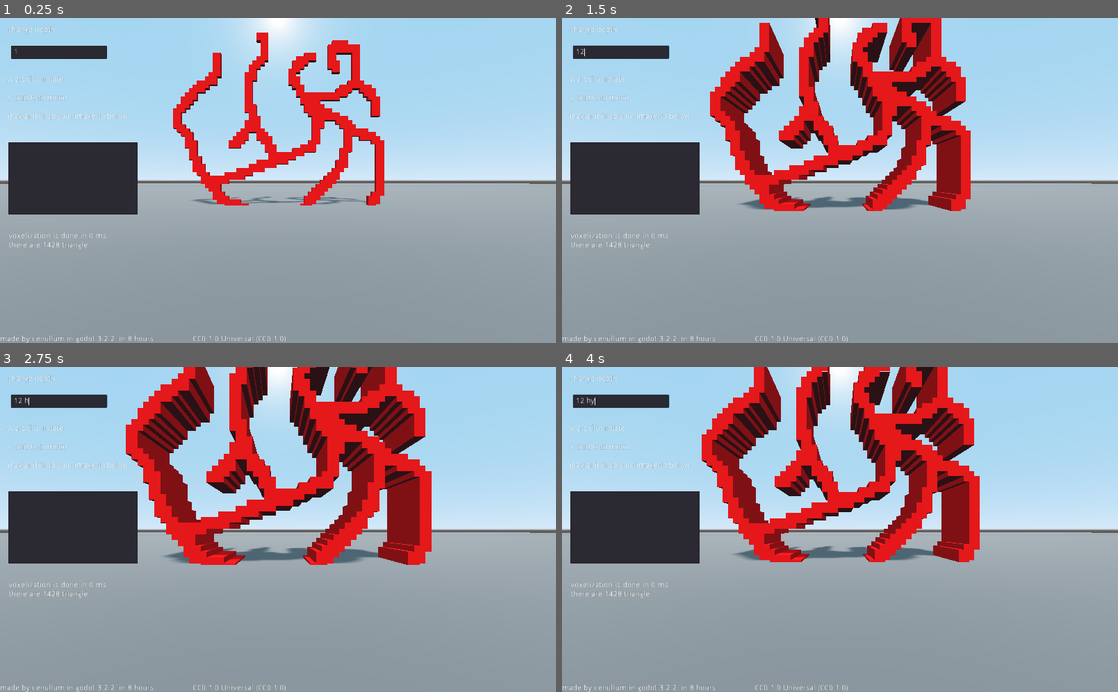
Above: before the commit, frames 1-4 (two rows, left to right).
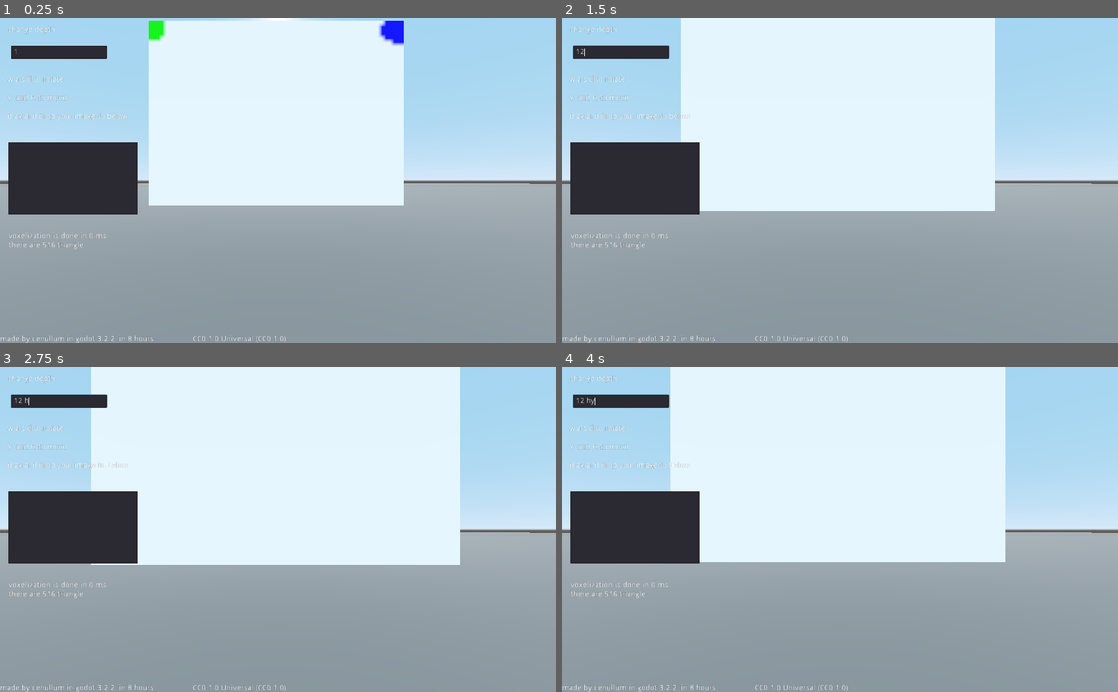
Above: after the commit, the same moments.

Repository: cenullum/Voxelizer-For-Godot-Engine
Game: Godot game, scene res://voxelizer.tscn
The game is run twice, just before and just after one commit, with the same random seed, the same clock (stepped at 60 frames per second) and the same inputs.
Inputs (mouse positions are in pixels of both pictures, inside the frame that each line leads up to):
- Up to frame 1 (0.25 s): no input
- Up to frame 2 (1.5 s): click (623, 50) at 0.52 s; type "12" at 0.6 s; tap Enter at 1.25 s; move the mouse to (962, 164) at 1.27 s; hold Right (ui_right) from 1.28 s (still down); click (962, 164) at 1.35 s
- Up to frame 3 (2.75 s): tap Space at 2 s; move the mouse to (166, 545) at 2.02 s; release Right (ui_right) at 2.03 s; hold H (move_down) from 2.03 s (still down); click (166, 545) at 2.1 s
- Up to frame 4 (4 s): move the mouse to (895, 458) at 2.77 s; release H (move_down) at 2.78 s; hold Right (ui_right) 2.78-3.53 s; click (895, 458) at 2.85 s; tap Enter at 3.5 s; move the mouse to (812, 594) at 3.52 s; hold Y (move_up) from 3.53 s (still down); click (812, 594) at 3.6 s

The runs differ from the first frame. In frame 1, 25% of the frame differs, in the area x 7-73%, y 0-72%; in frame 2, 32%; in frame 3, 37%, in the area x 7-83%, y 0-72%; in frame 4, 34%.

Commit message:
deleted unnecessaries

Diff:
--- a/project_files/Voxelizer.gd
+++ b/project_files/Voxelizer.gd
@@ -18,13 +18,13 @@
 var img
 
 
-var debug=true
-
+var debug=false
 
 
 func _ready():
 	get_tree().connect("files_dropped", self, "_files_dropped")
-	voxelization(voxel_me)
+	if is_instance_valid(voxel_me):
+		voxelization(voxel_me)
 
 
 export(Vector2) var icon_size = Vector2(64, 64)
@@ -68,7 +68,7 @@
 	var ms = OS.get_ticks_msec()
 	triangleCount=0
 	voxel_me=spr
-	if voxel_me == null:
+	if spr == null:
 		return
 	img = spr.get_data()
 	img.lock()
@@ -76,7 +76,7 @@
 	width = spr.get_width()
 	var mesh = Mesh.new()
 	surfTool.set_material(material)
-	material.albedo_texture = voxel_me
+	material.albedo_texture = spr
 	surfTool.begin(Mesh.PRIMITIVE_TRIANGLES)
 
 	for x in spr.get_width():
@@ -99,7 +99,6 @@
 		itex.create_from_image(img,0)
 		material.albedo_texture = itex
 
-
 	img.unlock()
 	ms -= OS.get_ticks_msec()
 
--- a/project_files/dragdrop.gd
+++ /dev/null
@@ -1,3 +0,0 @@
-
-
-extends ItemList
--- a/project_files/drawPlease.gd
+++ /dev/null
@@ -1,42 +0,0 @@
-extends Node2D
-var mesh
-var rat =10
-func _ready():
-	mesh = get_node("../MeshInstance")
-
-	set_process(true)
-	pass
-
-func _process(delta):
-	if  Input.is_action_just_pressed("fire"):
-		mesh.lines.clear()
-		mesh.triangles.clear()
-
-		mesh.verteks.append(get_global_mouse_position()/rat)
-		mesh.findTriangles(mesh.verteks)
-		mesh.Make_Mesh(mesh.triangles,-1)
-	if  Input.is_action_just_pressed("ui_right"):
-		mesh.selected = (mesh.selected + 1) % mesh.lines.size()
-	if  Input.is_action_just_pressed("ui_left"):
-		mesh.selected = (mesh.selected -1) % mesh.lines.size()
-
-	update()
-	pass
-
-
-func _draw():
-	if mesh.lines.size() >=2:
-		for i in range(0,mesh.lines.size(),2):
-			var B = (i + 1) % mesh.lines.size()
-			draw_line(mesh.lines[i]*rat, mesh.lines[B]*rat, Color(0, 0, 255), 1)
-
-	for i in mesh.verteks.size():
-		var B = (i + 1) % mesh.verteks.size()
-		draw_line(mesh.verteks[i]*rat, mesh.verteks[B]*rat, Color(255, 0, 0), 1)
-
-
-
-	draw_circle(mesh.verteks[0]*rat,4,Color(100,100,0))
-	draw_circle(mesh.verteks[mesh.verteks.size()-1]*rat,4,Color(244,66,0))
-
-	draw_circle(mesh.lines[mesh.selected]*rat,4,Color.gray)
--- a/project_files/voxelizer.tscn
+++ b/project_files/voxelizer.tscn
@@ -1,18 +1,17 @@
-[gd_scene load_steps=7 format=2]
+[gd_scene load_steps=6 format=2]
 
-[ext_resource path="res://64x64.png" type="Texture" id=1]
-[ext_resource path="res://dragdrop.gd" type="Script" id=3]
+[ext_resource path="res://corner.png" type="Texture" id=1]
 [ext_resource path="res://Voxelizer.gd" type="Script" id=4]
 
 [sub_resource type="SpatialMaterial" id=1]
 flags_transparent = true
 params_depth_draw_mode = 3
 
-[sub_resource type="SpatialMaterial" id=2]
+[sub_resource type="SpatialMaterial" id=3]
 albedo_color = Color( 0.486275, 0.486275, 0.486275, 1 )
 
-[sub_resource type="CubeMesh" id=3]
-material = SubResource( 2 )
+[sub_resource type="CubeMesh" id=4]
+material = SubResource( 3 )
 size = Vector3( 100, 2, 100 )
 
 [node name="Spatial" type="Spatial"]
@@ -37,7 +36,6 @@
 margin_right = 254.0
 margin_bottom = 363.0
 fixed_icon_size = Vector2( 32, 32 )
-script = ExtResource( 3 )
 __meta__ = {
 "_edit_use_anchors_": false
 }
Binary file added: project_files/128x128.png
Not shown, added: project_files/128x128.png.import
Binary file removed: project_files/64x64.png
Not shown, removed: project_files/64x64.png.import
Not shown: 1 places in project_files/voxelizer.tscn that only renumber resources
